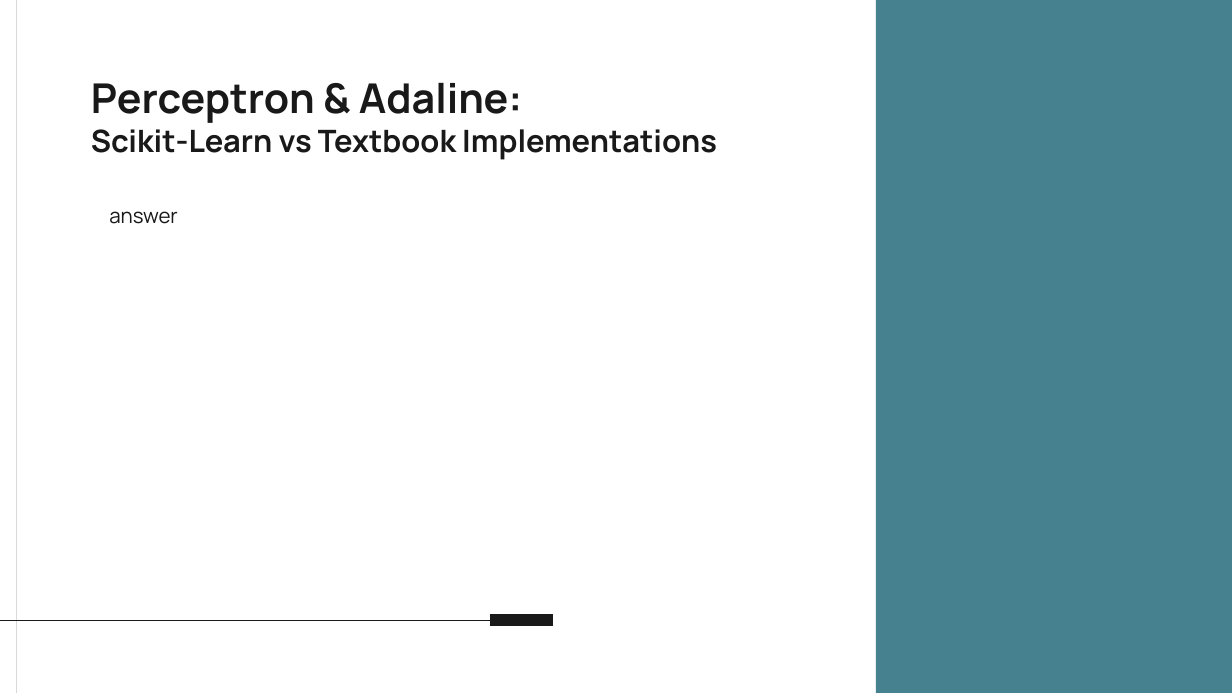
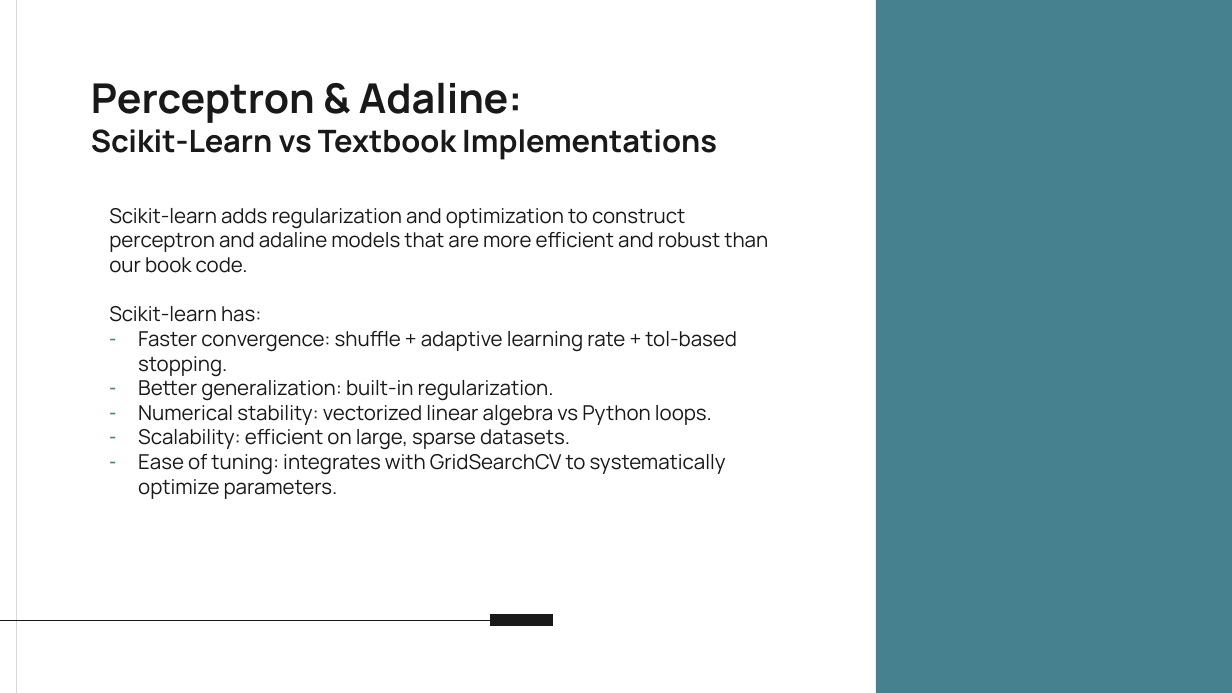
Before and after one commit to benmikeand/DASC41103_projects_team2, a slide deck: slide 20 of projects/project_1/results/Project_1_Presentation.pptx. Drawn at 1232x693 pixels with LibreOffice and Linux fonts; fonts in the diff are those of the drawing. Boxes give left, top, right and bottom in pixels: in the first picture for what was removed or moved away, otherwise in the second. Text is boxed around its words. In the diff, an @@ line names an element or a change of style, - is before the commit and + after.

```diff
--- a/projects/project_1/results/Project_1_Presentation.pptx
+++ b/projects/project_1/results/Project_1_Presentation.pptx
@@ subtitle at (x1=109, y1=208, x2=768, y2=499): text changed @@
-answer
+Scikit-learn adds regularization and optimization to construct perceptron and adaline models that are more efficient and robust than our book code.
+Scikit-learn has:
+– Faster convergence: shuffle + adaptive learning rate + tol-based stopping.
+– Better generalization: built-in regularization.
+– Numerical stability: vectorized linear algebra vs Python loops.
+– Scalability: efficient on large, sparse datasets.
+– Ease of tuning: integrates with GridSearchCV to systematically optimize parameters.
```
Also in this commit, not shown: 7 other slides changed, 1 slide added, 1 slide removed, 3 other files.
